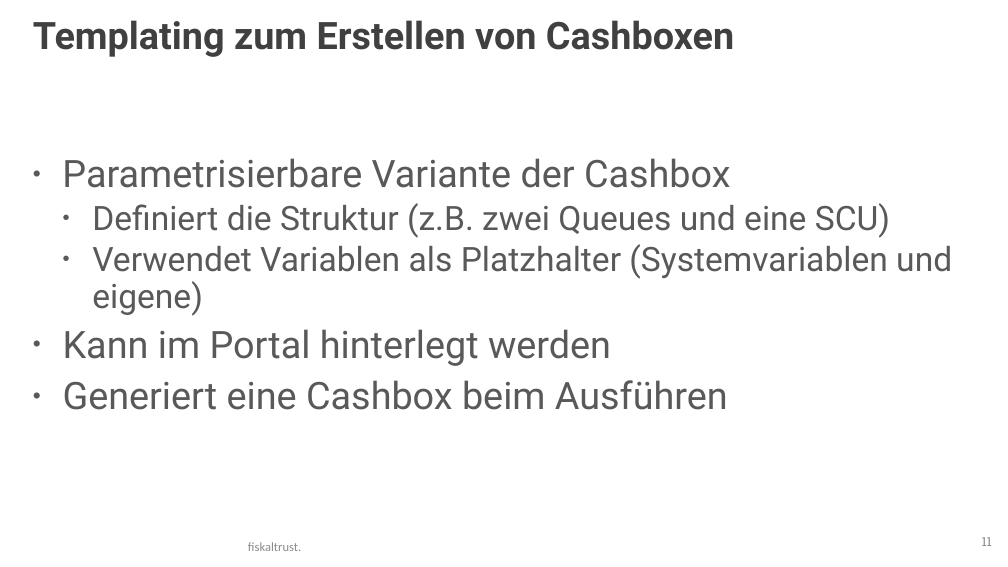
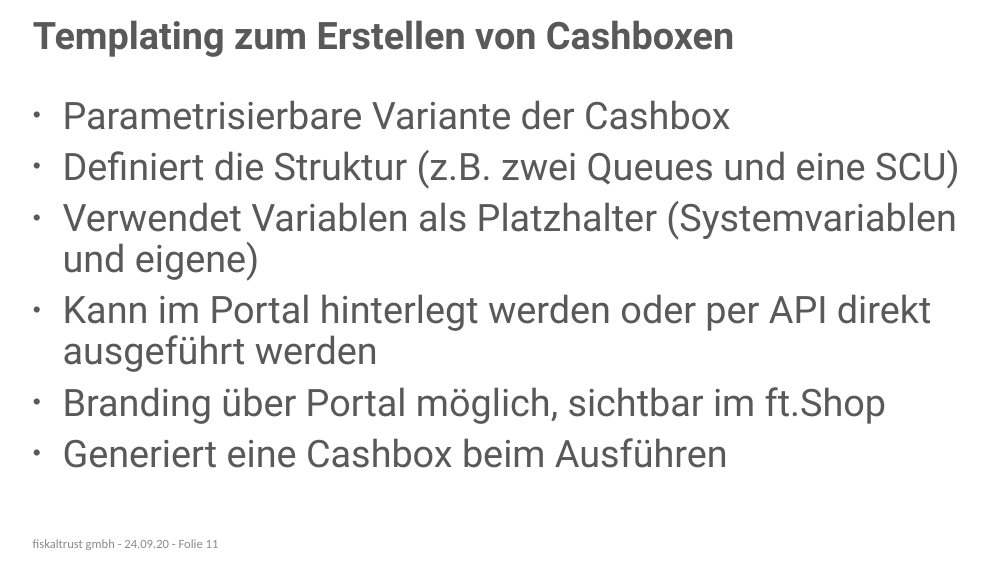
Before and after one commit to fiskaltrust/productdescription-de-doc, a slide deck: slide 11 of for-posdealers/presentation/tech/media/posdealer-tech-rollout.pptx. Drawn at 1008x567 pixels with LibreOffice and Linux fonts; fonts in the diff are those of the drawing; background and template pictures are left out. Boxes give left, top, right and bottom in pixels: in the first picture for what was removed or moved away, otherwise in the second. Text is boxed around its words. In the diff, an @@ line names an element or a change of style, - is before the commit and + after.

```diff
--- a/for-posdealers/presentation/tech/media/posdealer-tech-rollout.pptx
+++ b/for-posdealers/presentation/tech/media/posdealer-tech-rollout.pptx
@@ title "Templating zum Erstellen von Cashboxen" at (x1=33, y1=20, x2=734, y2=57): text colour #404040 to #595959 @@
@@ text at (x1=63, y1=150, x2=960, y2=281): size 32 to 36 pt in "Definiert die Struktur (z.B. zwei Queues und ...", "Verwendet Variablen als Platzhalter (Systemvariablen und eig ..."; list level 2 to 1 in "Definiert die Struktur (z.B. zwei ..."; list level 2 to 1 in "Verwendet Variablen als Platzhalter (Systemvariablen ..." @@
@@ text at (x1=63, y1=294, x2=931, y2=424): text changed @@
-• Kann im Portal hinterlegt werden
+• Kann im Portal hinterlegt werden oder per API direkt ausgeführt werden
+• Branding über Portal möglich, sichtbar im ft.Shop
@@ text added at (x1=33, y1=539, x2=219, y2=550), 12 pt, text #8C8C8C @@
+fiskaltrust gmbh - 24.09.20 - Folie 11
@@ page number removed at (x1=982, y1=537, x2=992, y2=546) @@
-11
@@ text removed at (x1=248, y1=542, x2=301, y2=551) @@
-fiskaltrust.
```
Also in this commit, not shown: 21 other slides changed, 1 slide added.
